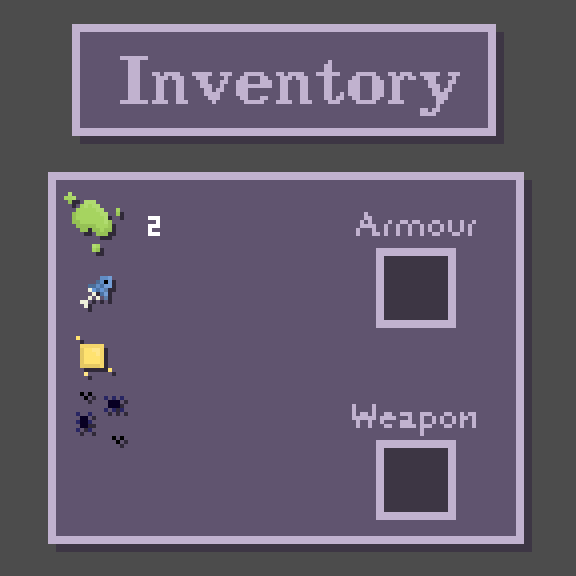
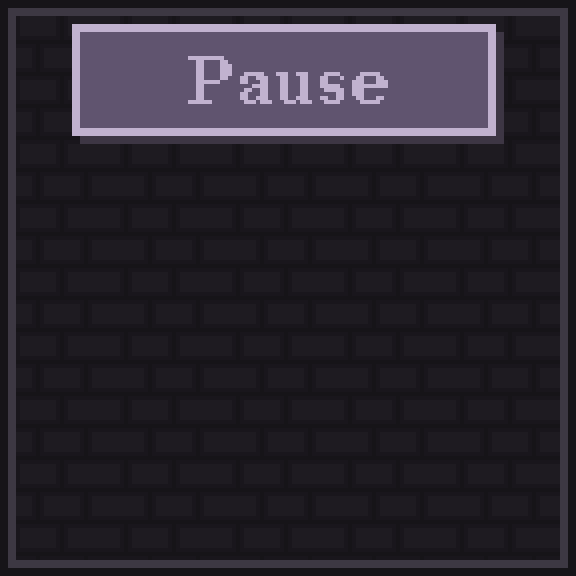
Revision of a layered 576x576 image; what changed, layer by layer:
added layer "Pause" above "Layer 1" over left=188, top=56, right=392, bottom=104
hid group "Item Numbers" (4 layers) over left=145, top=212, right=161, bottom=236
hid group "Items" (4 layers) over left=64, top=192, right=128, bottom=448
hid group "Armour/Weapons" (4 layers) over left=352, top=212, right=476, bottom=520
hid "InventoryPanel" over left=48, top=172, right=532, bottom=552
painted on "InventoryTitle" over left=120, top=56, right=460, bottom=116
hid "DuckSouls" over left=120, top=56, right=460, bottom=104
showed "Fake Background" over left=0, top=0, right=576, bottom=576
